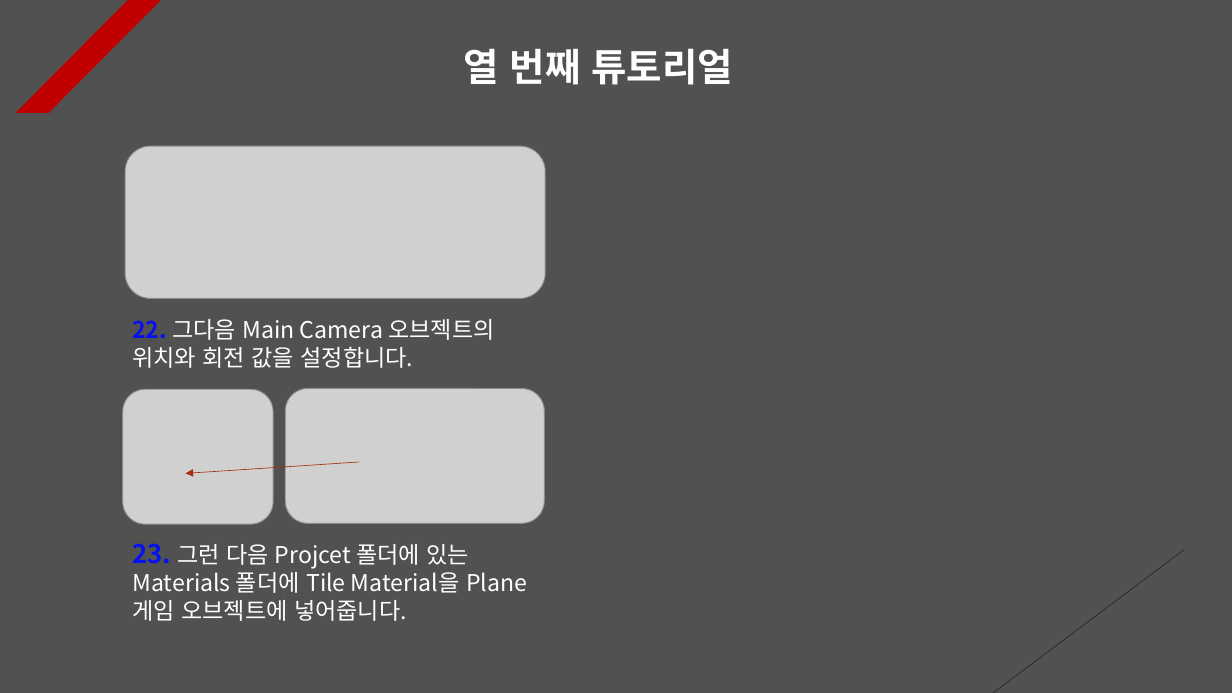
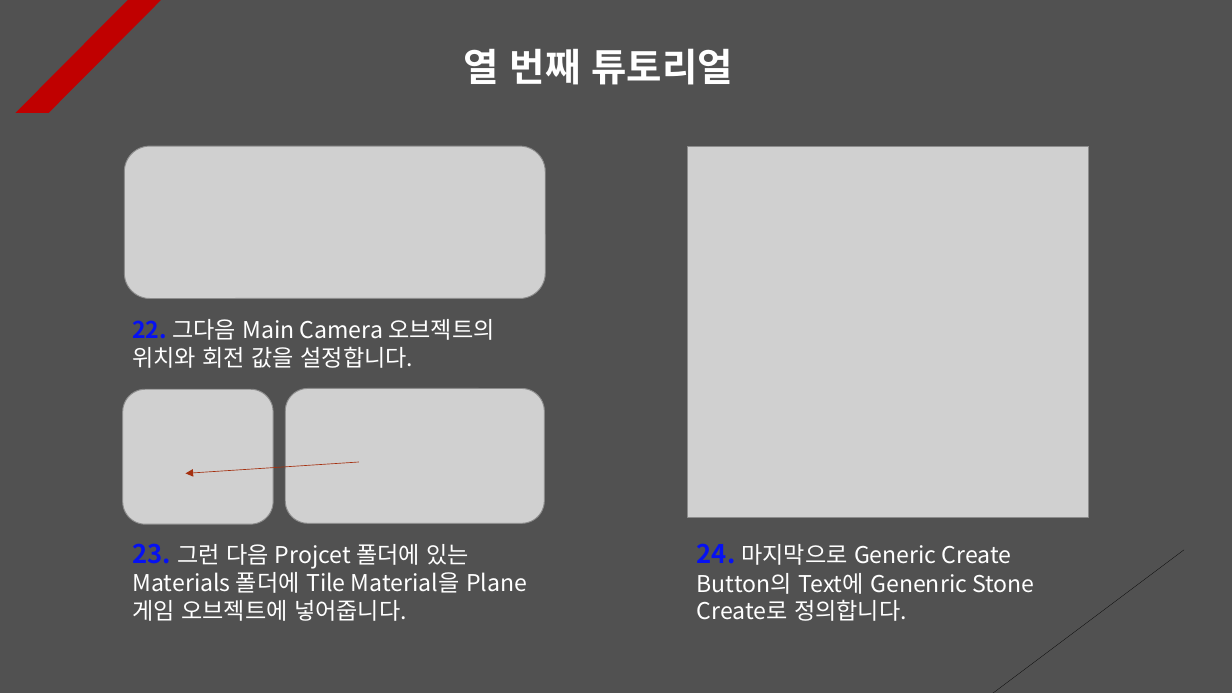
Before and after one commit to Unity2033/3D-UnityEngine, a slide deck: slide 13 of Assets/Class/Instantiate & Destroy/PPT Data/Instatiate and Destroy Example.pptx (slide 12 before the commit). Drawn at 1232x693 pixels with LibreOffice and Linux fonts; fonts in the diff are those of the drawing; grey boxes stand for pictures. Boxes give left, top, right and bottom in pixels: in the first picture for what was removed or moved away, otherwise in the second. Text is boxed around its words. In the diff, an @@ line names an element or a change of style, - is before the commit and + after.

```diff
--- a/Assets/Class/Instantiate & Destroy/PPT Data/Instatiate and Destroy Example.pptx
+++ b/Assets/Class/Instantiate & Destroy/PPT Data/Instatiate and Destroy Example.pptx
@@ picture added at (x1=689, y1=146, x2=1090, y2=517) @@
@@ text added at (x1=697, y1=543, x2=1034, y2=621), 18 pt, text #FFFFFF @@
+24. 마지막으로 Generic Create Button의 Text에 Genenric Stone Create로 정의합니다.
```
Also in this commit, not shown: 8 other slides changed, 1 slide added, 5 other files.
